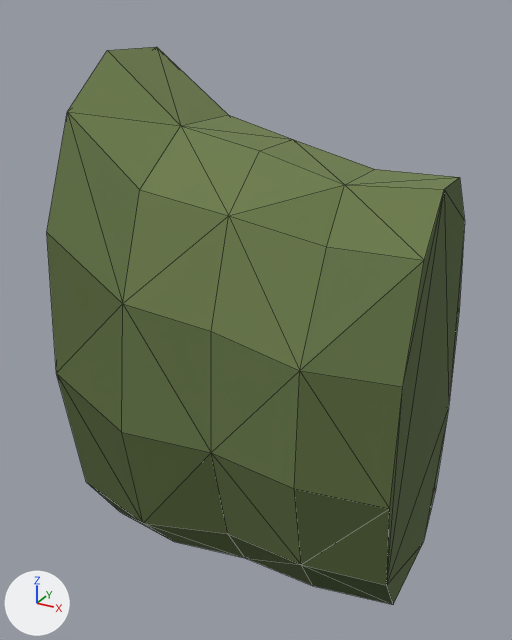
Two versions of the glTF model game/assets/environment/lwf_hedge_gate_end_v1.glb, one commit apart.
One viewpoint serves both versions: a 50 mm lens placed at (1.433, -1.835, 1.781), pointed at (0.431, -0.013, 0.871). Arrows for +X, +Y and +Z are at lower left; the lights stay in place. The first picture is the older version. Mesh edges are drawn as thin lines. Vertices at exactly the same position are counted once.

Before the edit, the objects in view are built like this:
```python
mat_lwf_hedge_mattepalette = principled_material('LWF_Hedge_MattePalette')
mat_lwf_hedge_mattepalette.texture = img_hedge_palette
mat_lwf_hedge_mattepalette.roughness = 0.96
me_gate_end = bpy.data.meshes.new('gate_end')
me_gate_end.from_pydata(...)  # 80 vertices, 148 faces; spans x 0.0..1.0, y -0.49..0.49, z 0.0..1.67
me_gate_end.materials.append(mat_lwf_hedge_mattepalette)  # picture img_hedge_palette
ob_lwf_hedge_gate_end_v1 = bpy.data.objects.new('lwf_hedge_gate_end_v1', me_gate_end)
ob_lwf_hedge_gate_end_v1.location = (0.0, 0.0, 0.0)
```
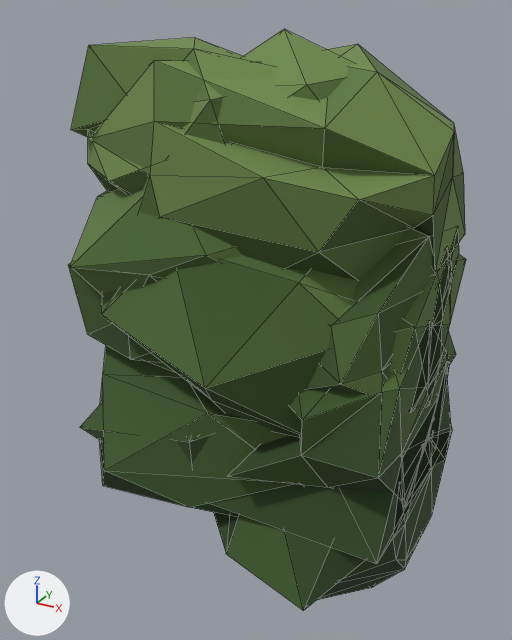
Pixel boxes [x1, y1, x2, y2] of what changed, in the pictures (512 x 640 px):
```json
{"object": "lwf_hedge_gate_end_v1", "change": "surface changed, reshaped", "before": [47, 47, 465, 605], "after": [68, 29, 466, 611]}
{"part": 1, "of": "me_gate_end", "change": "rebuilt", "before": [47, 47, 465, 605], "after": [100, 346, 302, 516]}
{"part": 2, "of": "me_gate_end", "change": "added", "after": [68, 29, 466, 611], "on screen": "green"}
```

Scene script edits in JSON lines:
```json
{"op": "add", "block": "img_farm_beauty_palette", "code": ["img_farm_beauty_palette = load_image('farm_beauty_palette', '_unpacked/farm_beauty_palette', 128, 8, 'sRGB')"]}
{"op": "set", "path": "mat_lwf_hedge_mattepalette.texture", "old": "img_hedge_palette", "new": "img_farm_beauty_palette"}
{"op": "set", "path": "mat_lwf_hedge_mattepalette.roughness", "old": "0.96", "new": "0.95"}
{"block": "me_gate_end", "where": "# used by ob_lwf_hedge_gate_end_v1; location = (0.0, 0.0, 0.0)"}
{"op": "remove", "block": "me_gate_end", "code": "me_gate_end.from_pydata(...)  # 80 vertices, 148 faces; spans x 0.0..1.0, y -0.49..0.49, z 0.0..1.67"}
{"op": "add", "block": "me_gate_end", "code": "me_gate_end.from_pydata(...)  # 390 vertices, 740 faces; spans x -0.1..1.0, y -0.5..0.46, z 0.0..1.73"}
{"block": "me_gate_end", "change": "me_gate_end part 1: the loose piece of 60 vertices spanning x 0.0..1.0, y -0.49..0.49, z 0.08..1.67 is rebuilt with 42 vertices and now spans x -0.1..1.0, y -0.49..0.42, z 0.12..0.95"}
{"block": "me_gate_end", "change": "me_gate_end part 2: 348 vertices added at x -0.1..1.0, y -0.5..0.46, z 0.0..1.73"}
{"block": "me_gate_end", "change": "other edits to the shape of me_gate_end do not show in these pictures"}
```
